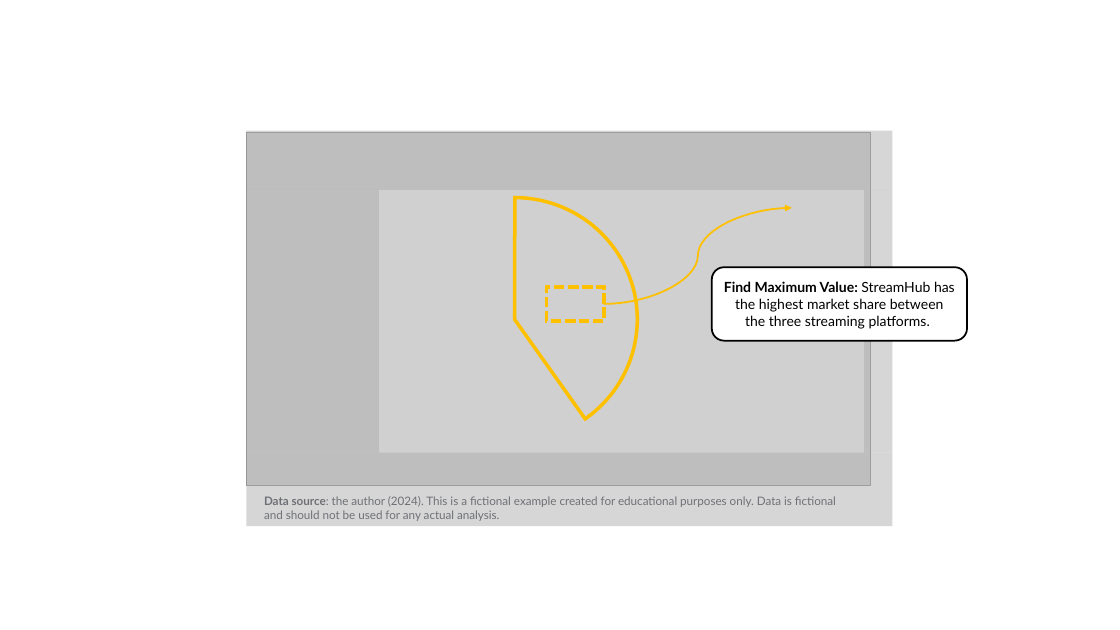
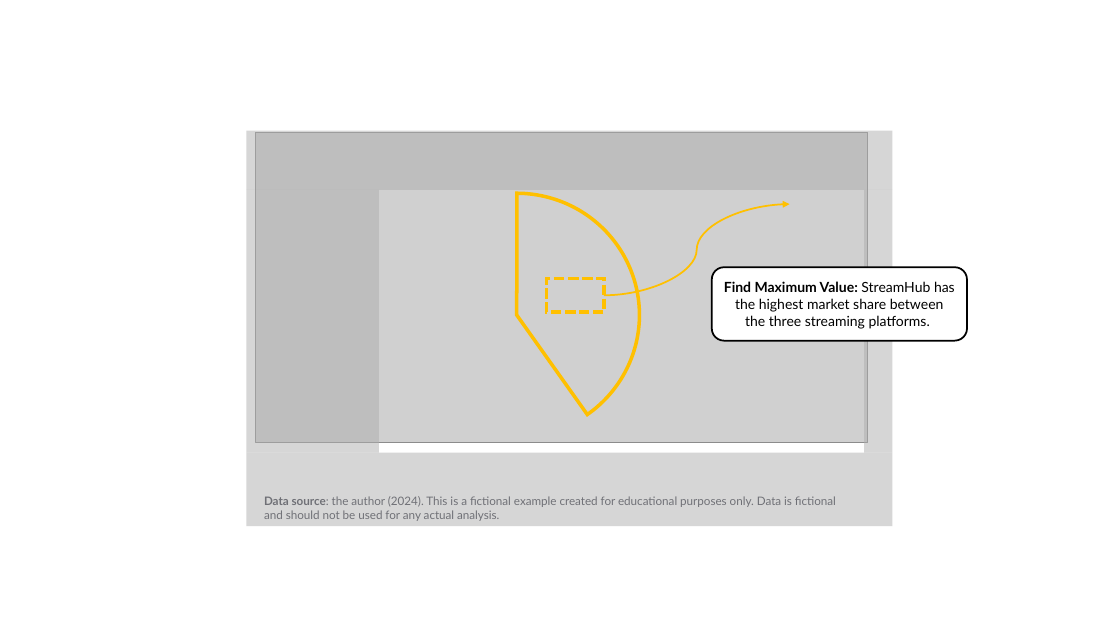
Before and after one commit to marianast97/VisualizationLiteracy, a slide deck: slide 63 of 01.NoGuidance/LearningContent/LearningContent.pptx. Drawn at 1120x630 pixels with LibreOffice and Linux fonts; fonts in the diff are those of the drawing; grey boxes stand for pictures. Boxes give left, top, right and bottom in pixels: in the first picture for what was removed or moved away, otherwise in the second. Text is boxed around its words. In the diff, an @@ line names an element or a change of style, - is before the commit and + after.

```diff
--- a/01.NoGuidance/LearningContent/LearningContent.pptx
+++ b/01.NoGuidance/LearningContent/LearningContent.pptx
@@ picture resized from (x1=246, y1=132, x2=870, y2=486) to (x1=255, y1=132, x2=868, y2=443) @@
@@ pie slice (boxed as its full ellipse) moved from (x1=392, y1=197, x2=637, y2=441) to (x1=394, y1=193, x2=639, y2=437) @@
@@ curved arrow moved from (604, 304) - (792, 208) to (604, 296) - (790, 204) @@
@@ rectangle moved from (x1=546, y1=287, x2=603, y2=321) to (x1=546, y1=278, x2=603, y2=312) @@
```
Also in this commit, not shown: 11 other slides changed, 52 other files.
